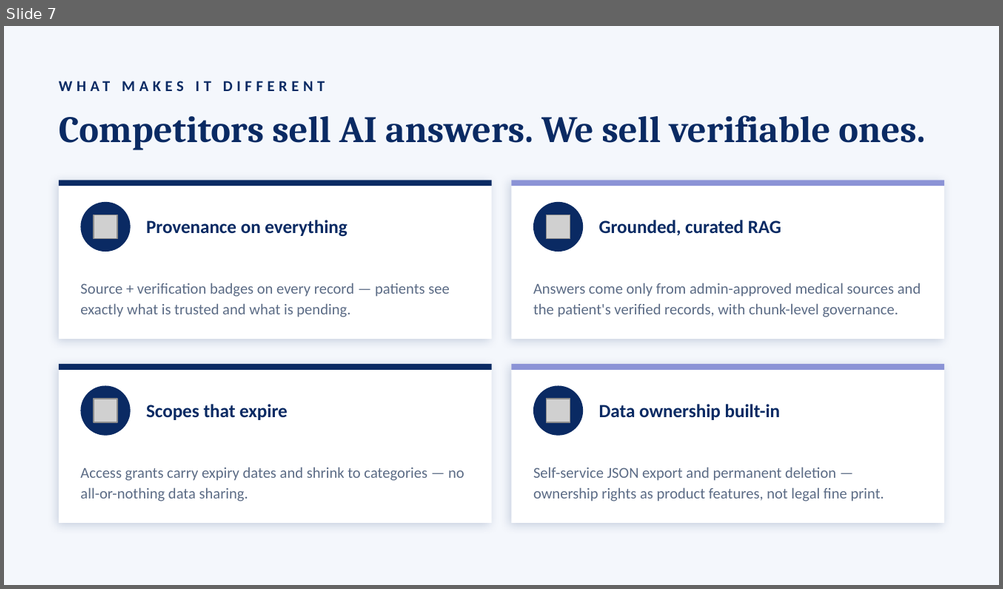
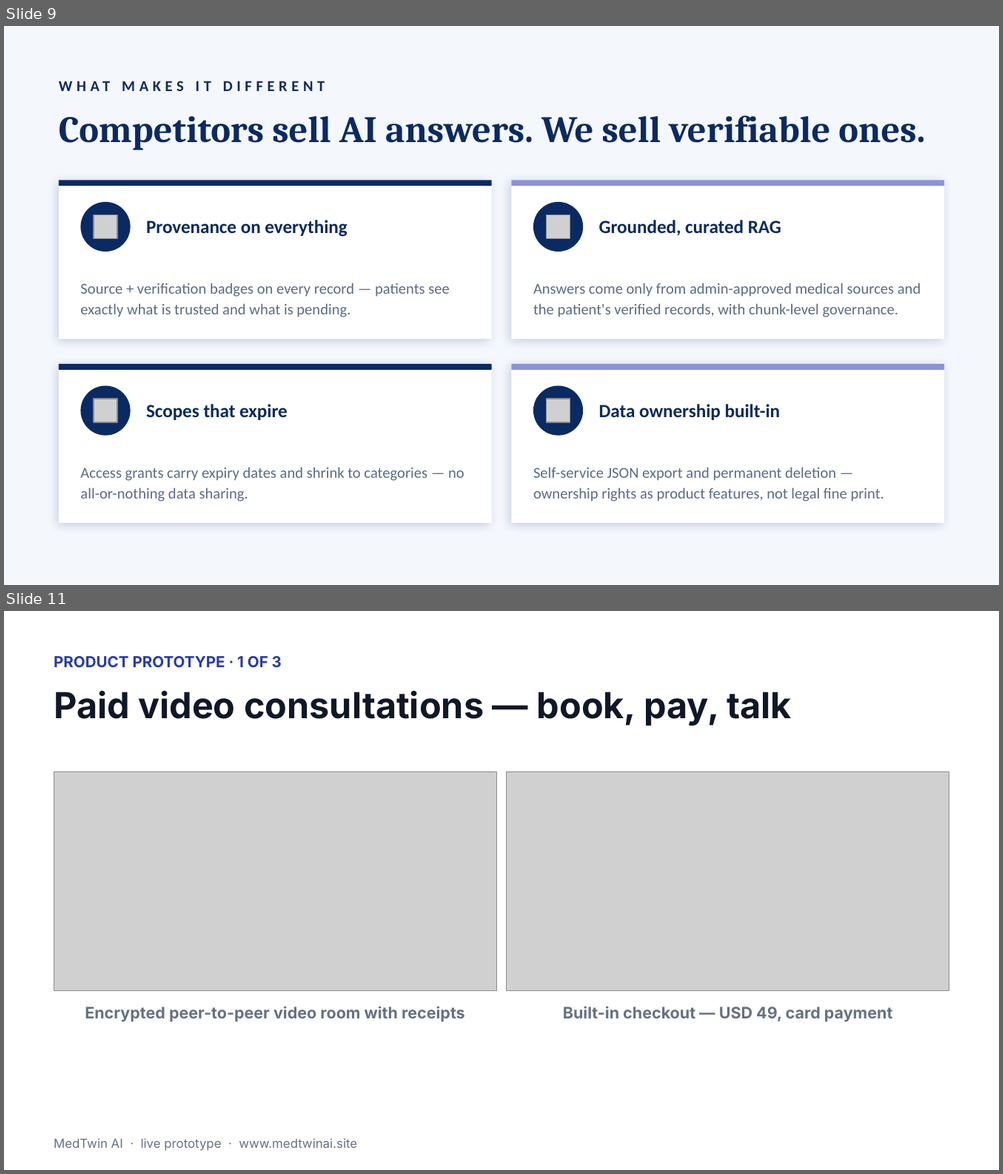
Before and after one commit to simul49/MedTwin-AI, a slide deck: MedTwin-AI-Presentation.pptx. Shown one above the other, each under a label of ours: slide 7 before the commit, slides 9 and 11 after it; the slides between them are not shown. The pictures are 1003x589 and 1003x1174 pixels, drawn with LibreOffice and Linux fonts; fonts in the diff are those of the drawing; grey boxes stand for pictures. Boxes give left, top, right and bottom in pixels: in the first picture for what was removed or moved away, otherwise in the second. Text is boxed around its words. In the diff, an @@ line names an element or a change of style, - is before the commit and + after.

Commit message:
docs: add prototype slides with live product screenshots (video consult, payments, chat, AI)

```diff
--- a/MedTwin-AI-Presentation.pptx
+++ b/MedTwin-AI-Presentation.pptx
@@ slide 11 added at (4,611,999,1170), background #FFFFFF @@
@@ text added at (54,656,282,667), 11 pt, text #2539B4, bold @@
+PRODUCT PROTOTYPE · 1 OF 3
@@ text added at (54,690,791,726), 26 pt, text #101828, bold @@
+Paid video consultations — book, pay, talk
@@ picture added at (54,772,496,991) @@
@@ picture added at (506,772,949,991) @@
@@ text added at (85,1006,465,1022), 11.5 pt, text #667085, bold @@
+Encrypted peer-to-peer video room with receipts
@@ text added at (563,1006,893,1022), 11.5 pt, text #667085, bold @@
+Built-in checkout — USD 49, card payment
@@ text added at (54,1139,357,1151), 9 pt, text #667085 @@
+MedTwin AI · live prototype · www.medtwinai.site
@@ what was slide 7 is now slide 9 @@
```
Also in this commit, not shown: 4 slides changed, 7 other slides added.
